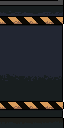
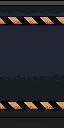
Layer changes from the first 64x128 image to the second:
hid "warning_corner" over [0, 17, 64, 111]
hid "corner" over [0, 0, 64, 128]
showed "groundline" over [1, 117, 64, 128]
showed group "deco" (15 layers) over [0, 6, 64, 118]
showed "warning", moved it above "base" over [0, 17, 64, 111]
showed "base" over [0, 0, 64, 128]
